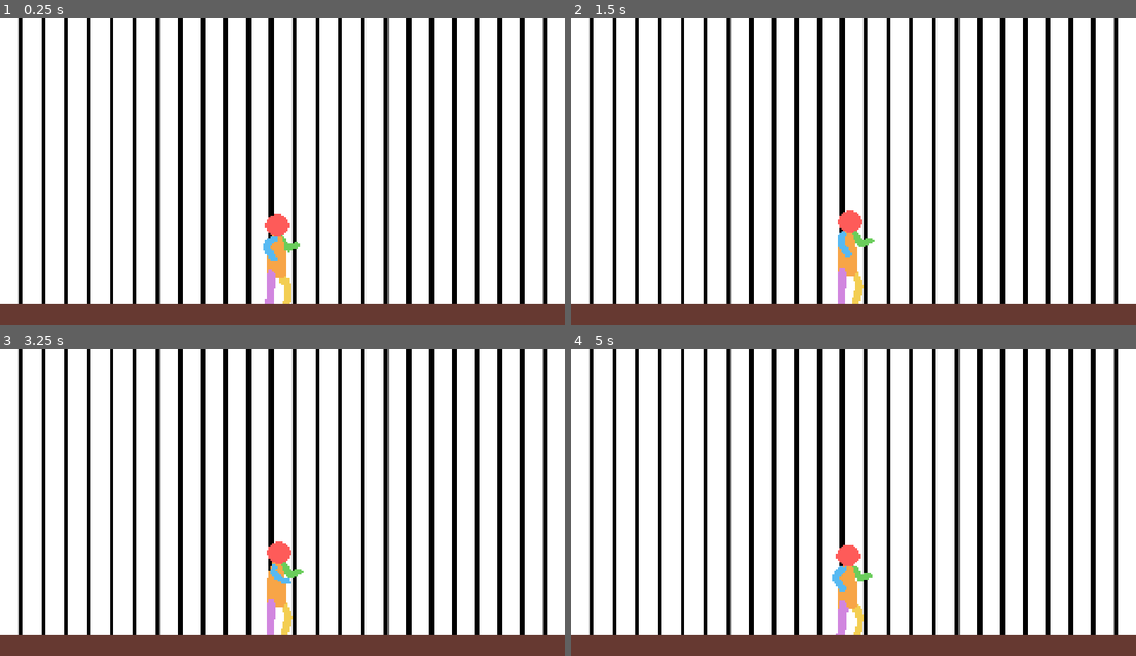
Above: before the commit, frames 1-4 (two rows, left to right).
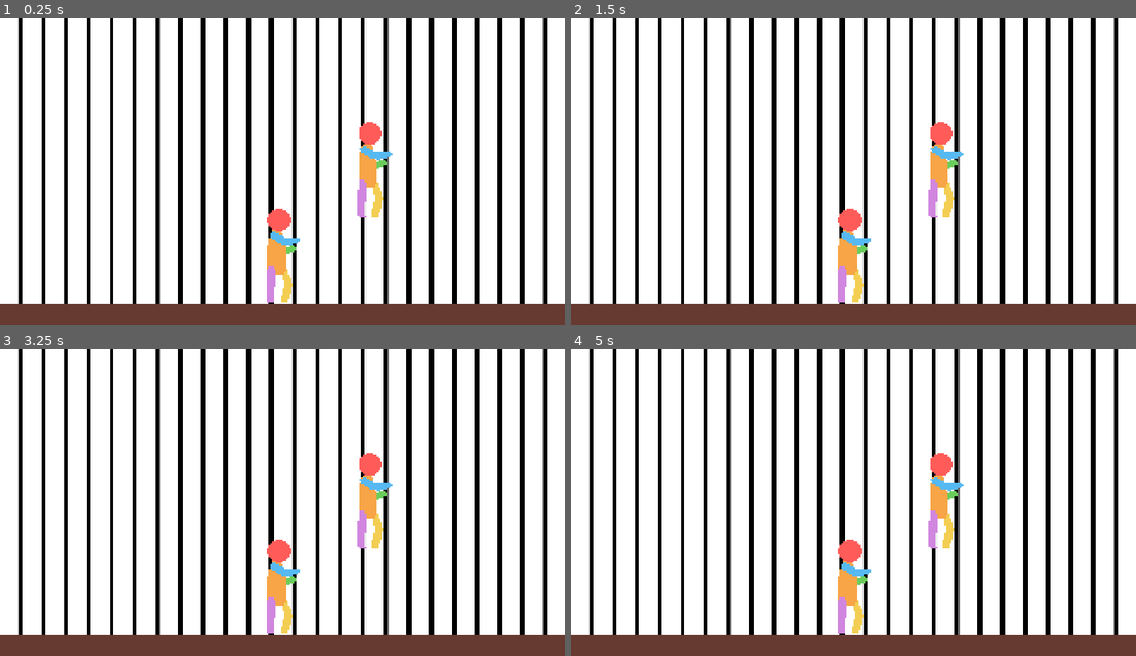
Above: after the commit, the same moments.

Repository: aludnier/2D-Fighting-Game
Game: Godot game, scene res://scene/game.tscn
The game is run twice, just before and just after one commit, with the same random seed, the same clock (stepped at 60 frames per second) and the same inputs.
Inputs:
- Up to frame 1 (0.25 s): no input
- Up to frame 2 (1.5 s): hold D (right movement, bound only after the commit) 0.53-1.28 s; hold Space (space, bound only before the commit) 0.53-1.28 s; tap O (Light Attack, bound only after the commit) at 0.8, 1.35 s; hold A (left movement, bound only after the commit) from 1.28 s (still down)
- Up to frame 3 (3.25 s): tap Space (space, bound only before the commit) at 1.55, 3.05 s; release A (left movement, bound only after the commit) at 2.03 s; hold Space (space, bound only before the commit) 2.03-2.78 s; hold D (right movement, bound only after the commit) from 2.03 s (still down); tap O (Light Attack, bound only after the commit) at 2.3, 2.85 s
- Up to frame 4 (5 s): release D (right movement, bound only after the commit) at 3.53 s; hold Space (space, bound only before the commit) 3.53-4.28 s; hold A (left movement, bound only after the commit) from 3.53 s (still down); tap O (Light Attack, bound only after the commit) at 3.8, 4.35 s; tap Space (space, bound only before the commit) at 4.55 s

The runs differ from the first frame. In frame 1, 1.5% of the frame differs, in the area x 46-70%, y 33-94%; in frame 2, 1.4%; in frame 3, 1.3%; in frame 4, 1.5%.

Commit message:
feat: 3 add 2 class for attack and frame attack

Diff:
--- a/project.godot
+++ b/project.godot
@@ -15,6 +15,10 @@
 config/features=PackedStringArray("4.7", "GL Compatibility")
 config/icon="res://icon.svg"
 
+[autoload]
+
+AttackDataClass="*uid://cri3atyjms1vq"
+
 [display]
 
 window/size/viewport_width=1980
@@ -22,11 +26,54 @@
 window/stretch/mode="canvas_items"
 window/stretch/aspect="expand"
 
+[global_group]
+
+character="group for all playable character"
+
 [input]
 
-space={
+jump={
 "deadzone": 0.2,
-"events": [Object(InputEventKey,"resource_local_to_scene":false,"resource_name":"","device":-1,"window_id":0,"alt_pressed":false,"shift_pressed":false,"ctrl_pressed":false,"meta_pressed":false,"pressed":false,"keycode":0,"physical_keycode":32,"key_label":0,"unicode":32,"location":0,"echo":false,"script":null)
+"events": []
+}
+"Light Attack"={
+"deadzone": 0.2,
+"events": [Object(InputEventKey,"resource_local_to_scene":false,"resource_name":"","device":-1,"window_id":0,"alt_pressed":false,"shift_pressed":false,"ctrl_pressed":false,"meta_pressed":false,"pressed":false,"keycode":0,"physical_keycode":79,"key_label":0,"unicode":111,"location":0,"echo":false,"script":null)
+]
+}
+"Heavy Attack"={
+"deadzone": 0.2,
+"events": [Object(InputEventKey,"resource_local_to_scene":false,"resource_name":"","device":-1,"window_id":0,"alt_pressed":false,"shift_pressed":false,"ctrl_pressed":false,"meta_pressed":false,"pressed":false,"keycode":0,"physical_keycode":80,"key_label":0,"unicode":112,"location":0,"echo":false,"script":null)
+]
+}
+"Light Special"={
+"deadzone": 0.2,
+"events": [Object(InputEventKey,"resource_local_to_scene":false,"resource_name":"","device":-1,"window_id":0,"alt_pressed":false,"shift_pressed":false,"ctrl_pressed":false,"meta_pressed":false,"pressed":false,"keycode":0,"physical_keycode":76,"key_label":0,"unicode":108,"location":0,"echo":false,"script":null)
+]
+}
+"Heavy Special"={
+"deadzone": 0.2,
+"events": [Object(InputEventKey,"resource_local_to_scene":false,"resource_name":"","device":-1,"window_id":0,"alt_pressed":false,"shift_pressed":false,"ctrl_pressed":false,"meta_pressed":false,"pressed":false,"keycode":0,"physical_keycode":59,"key_label":0,"unicode":109,"location":0,"echo":false,"script":null)
+]
+}
+"left movement"={
+"deadzone": 0.2,
+"events": [Object(InputEventKey,"resource_local_to_scene":false,"resource_name":"","device":-1,"window_id":0,"alt_pressed":false,"shift_pressed":false,"ctrl_pressed":false,"meta_pressed":false,"pressed":false,"keycode":0,"physical_keycode":65,"key_label":0,"unicode":113,"location":0,"echo":false,"script":null)
+]
+}
+"right movement"={
+"deadzone": 0.2,
+"events": [Object(InputEventKey,"resource_local_to_scene":false,"resource_name":"","device":-1,"window_id":0,"alt_pressed":false,"shift_pressed":false,"ctrl_pressed":false,"meta_pressed":false,"pressed":false,"keycode":0,"physical_keycode":68,"key_label":0,"unicode":100,"location":0,"echo":false,"script":null)
+]
+}
+"High look"={
+"deadzone": 0.2,
+"events": [Object(InputEventKey,"resource_local_to_scene":false,"resource_name":"","device":-1,"window_id":0,"alt_pressed":false,"shift_pressed":false,"ctrl_pressed":false,"meta_pressed":false,"pressed":false,"keycode":0,"physical_keycode":87,"key_label":0,"unicode":122,"location":0,"echo":false,"script":null)
+]
+}
+"Low look"={
+"deadzone": 0.2,
+"events": [Object(InputEventKey,"resource_local_to_scene":false,"resource_name":"","device":-1,"window_id":0,"alt_pressed":false,"shift_pressed":false,"ctrl_pressed":false,"meta_pressed":false,"pressed":false,"keycode":0,"physical_keycode":83,"key_label":0,"unicode":115,"location":0,"echo":false,"script":null)
 ]
 }
 
--- a/rigid_body_2d.gd
+++ /dev/null
@@ -1,21 +0,0 @@
-extends RigidBody2D
-
-@onready var animated_sprite = $AnimatedSprite2D
-# Called when the node enters the scene tree for the first time.
-func _ready() -> void:
-	animated_sprite.play("idle")
-	pass # Replace with function body.
-
-
-# Called every frame. 'delta' is the elapsed time since the previous frame.
-func _process(delta: float) -> void:
-	pass
-
-func _unhandled_input(event: InputEvent) -> void:
-	if event.is_action_pressed("space"):
-		animated_sprite.play("light-punch")
-
-
-func _on_animated_sprite_2d_animation_finished() -> void:
-	animated_sprite.play("idle")
-	pass # Replace with function body.
--- a/scene/character.tscn
+++ b/scene/character.tscn
@@ -1,7 +1,21 @@
 [gd_scene format=3 uid="uid://dsdhts8mopp33"]
 
-[ext_resource type="Script" uid="uid://ddvpt3lvysdp3" path="res://rigid_body_2d.gd" id="1_k8rrn"]
+[ext_resource type="Script" uid="uid://ddvpt3lvysdp3" path="res://script/Character.gd" id="1_k8rrn"]
+[ext_resource type="Script" uid="uid://dhevu0bd8dixl" path="res://script/Frame_data_class.gd" id="2_7v2w7"]
 [ext_resource type="Texture2D" uid="uid://6ygsl6vaob1f" path="res://asset/characters/maped-character-Sheet.png" id="2_d7vt2"]
+[ext_resource type="Script" uid="uid://cnfnuryofg0l3" path="res://script/hitbox.gd" id="3_d7vt2"]
+[ext_resource type="Script" uid="uid://cri3atyjms1vq" path="res://script/Attack_data_class.gd" id="3_p3t0x"]
+
+[sub_resource type="Resource" id="Resource_7v2w7"]
+script = ExtResource("2_7v2w7")
+damage = 10
+metadata/_custom_type_script = "uid://dhevu0bd8dixl"
+
+[sub_resource type="Resource" id="Resource_6k5wm"]
+script = ExtResource("3_p3t0x")
+animation = &"light-punch"
+frames = Array[ExtResource("2_7v2w7")]([null, null, null, SubResource("Resource_7v2w7")])
+metadata/_custom_type_script = "uid://cri3atyjms1vq"
 
 [sub_resource type="RectangleShape2D" id="RectangleShape2D_6k5wm"]
 size = Vector2(70, 330)
@@ -76,10 +90,11 @@
 [sub_resource type="RectangleShape2D" id="RectangleShape2D_n6ms5"]
 size = Vector2(68, 53)
 
-[node name="RigidBody2D" type="RigidBody2D" unique_id=1482684958]
-collision_layer = 2
-collision_mask = 2
+[node name="Player" type="CharacterBody2D" unique_id=140332153 groups=["character"]]
+collision_layer = 3
+collision_mask = 3
 script = ExtResource("1_k8rrn")
+Lpunch = SubResource("Resource_6k5wm")
 
 [node name="CollisionShape2D" type="CollisionShape2D" parent="." unique_id=790708537]
 position = Vector2(-10, 27)
@@ -90,13 +105,16 @@
 scale = Vector2(3, 3)
 sprite_frames = SubResource("SpriteFrames_mbevu")
 animation = &"light-punch"
+frame = 3
 
-[node name="Node2D" type="Node2D" parent="." unique_id=511719878]
+[node name="hitboxes" type="Area2D" parent="." unique_id=1456709007]
+script = ExtResource("3_d7vt2")
 
-[node name="light-punch" type="Area2D" parent="Node2D" unique_id=1456709007]
-
-[node name="CollisionShape2D" type="CollisionShape2D" parent="Node2D/light-punch" unique_id=1020466220]
-position = Vector2(49, -25)
+[node name="CollisionShape2D" type="CollisionShape2D" parent="hitboxes" unique_id=1020466220]
+position = Vector2(59, -25)
 shape = SubResource("RectangleShape2D_n6ms5")
+disabled = true
 
 [connection signal="animation_finished" from="AnimatedSprite2D" to="." method="_on_animated_sprite_2d_animation_finished"]
+[connection signal="body_entered" from="hitboxes" to="hitboxes" method="_on_body_entered"]
+[connection signal="hit" from="hitboxes" to="." method="_on_hitboxes_hit"]
--- a/scene/game.tscn
+++ b/scene/game.tscn
@@ -27,3 +27,6 @@
 
 [node name="RigidBody2D" parent="." unique_id=1482684958 instance=ExtResource("3_33cqm")]
 position = Vector2(-11, 270)
+
+[node name="RigidBody2D2" parent="." unique_id=1214439895 instance=ExtResource("3_33cqm")]
+position = Vector2(308, -33)
--- /dev/null
+++ b/script/Attack_data_class.gd
@@ -0,0 +1,6 @@
+extends Resource
+class_name AttackData
+
+@export var animation: StringName
+
+@export var frames: Array[FrameData]
--- /dev/null
+++ b/script/Character.gd
@@ -0,0 +1,80 @@
+extends RigidBody2D
+
+@export var health:int = 100
+@export var speed : float = 30
+@onready var animated_sprite = $AnimatedSprite2D
+
+enum attack {
+	LPUNCH, HPUNCH, LLOW, HLOW, LHIGH, HHIGH,
+	LSPE, HSPE, LLOWSPE, HLOWSPE, LHIGHSPE, HHIGHSPE
+}
+
+@export var Lpunch : AttackData
+@export var Hpunch : AttackData
+@export var Llow : AttackData
+@export var Hlow : AttackData
+@export var Lhigh : AttackData
+@export var Hhigh : AttackData
+@export var Lspe : AttackData
+@export var Hspe : AttackData
+@export var Llowspe : AttackData
+@export var Hlowspe : AttackData
+@export var Lhighspe : AttackData
+@export var Hhighspe : AttackData
+
+@onready var attack_pattern : Dictionary = {
+	attack.LPUNCH : Lpunch,
+	attack.HPUNCH : Hpunch,
+	attack.LLOW : Llow,
+	attack.HLOW : Hlow,
+	attack.LHIGH : Lhigh,
+	attack.HHIGH : Hhigh,
+	attack.LSPE : Lspe,
+	attack.HSPE : Hspe,
+	attack.LLOWSPE : Llowspe,
+	attack.HLOWSPE : Hlowspe,
+	attack.LHIGHSPE : Lhighspe,
+	attack.HHIGHSPE : Hhighspe,
+}
+
+var currentAttack : AttackData
+var target : Node2D = null
+var attacking: bool = false
+
+func _ready() -> void:
+	animated_sprite.play("idle")
+
+func _physics_process(delta: float) -> void:
+	var direction := Input.get_axis("left movement", "right movement")
+	self.position.x += direction * speed * delta
+	pass
+
+
+func take_hit(data: FrameData) -> void:
+	print("take ", data.damage, " damage")
+	health -= data.damage
+
+func start_attack(pattern : attack) -> void:
+	print("launch attack : ", pattern)
+	currentAttack = attack_pattern[pattern]
+	animated_sprite.play(attack_pattern[pattern].animation)
+	attacking = true
+
+func _unhandled_input(event: InputEvent) -> void:
+	if attacking != true:
+		print("check attack : ", event)
+		if event.is_action_pressed("Light Attack"):
+			start_attack(attack.LPUNCH)
+
+func _on_animated_sprite_2d_animation_finished() -> void:
+	print("end attack")
+	attacking = false
+	currentAttack = null
+	animated_sprite.play("idle")
+
+
+func _on_hitboxes_hit(oponent: Node2D) -> void:
+	if target != null:
+		return
+	target = oponent
+	oponent.take_hit(currentAttack.frames[animated_sprite.frame])
--- /dev/null
+++ b/script/Frame_data_class.gd
@@ -0,0 +1,8 @@
+extends Resource
+class_name FrameData
+
+@export var hitbox: Array[Shape2D]
+@export var damage: int
+@export var hitstun: int
+@export var blockstun: int
+@export var launch: Vector2
--- /dev/null
+++ b/script/hitbox.gd
@@ -0,0 +1,7 @@
+extends Area2D
+
+signal hit(oponent : Node2D)
+
+func _on_body_entered(body: Node2D) -> void:
+	if "character" in body:
+		hit.emit(body)
Not shown, added: script/Attack_data_class.gd.uid
Renamed: rigid_body_2d.gd.uid -> script/Character.gd.uid
Not shown, added: script/Frame_data_class.gd.uid
Not shown, added: script/hitbox.gd.uid
